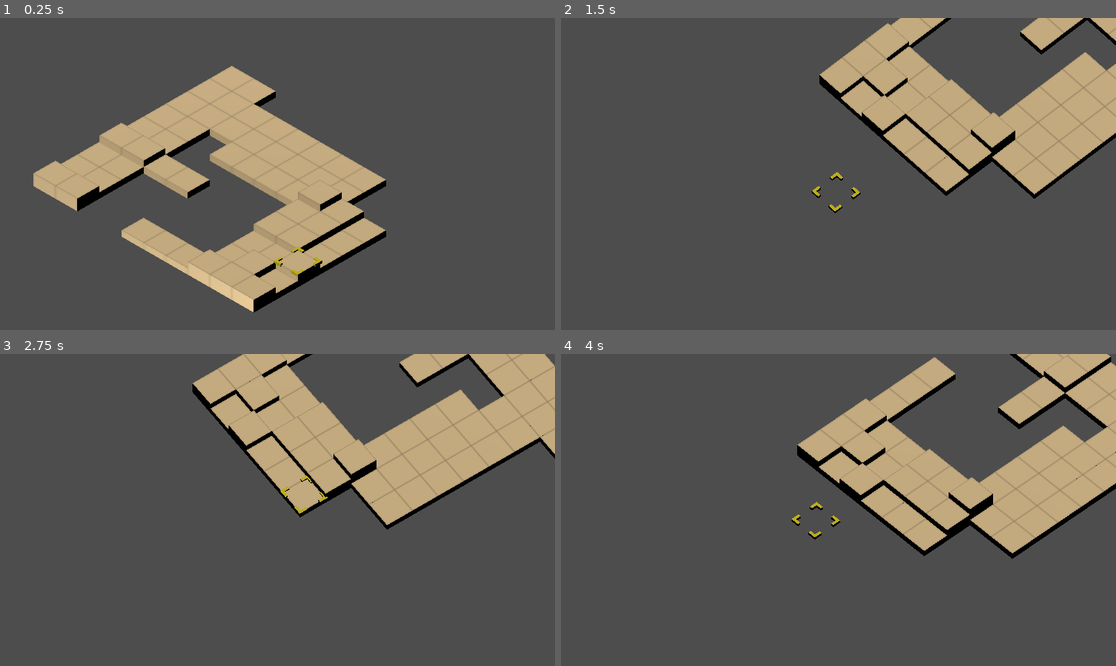
Above: before the commit, frames 1-4 (two rows, left to right).
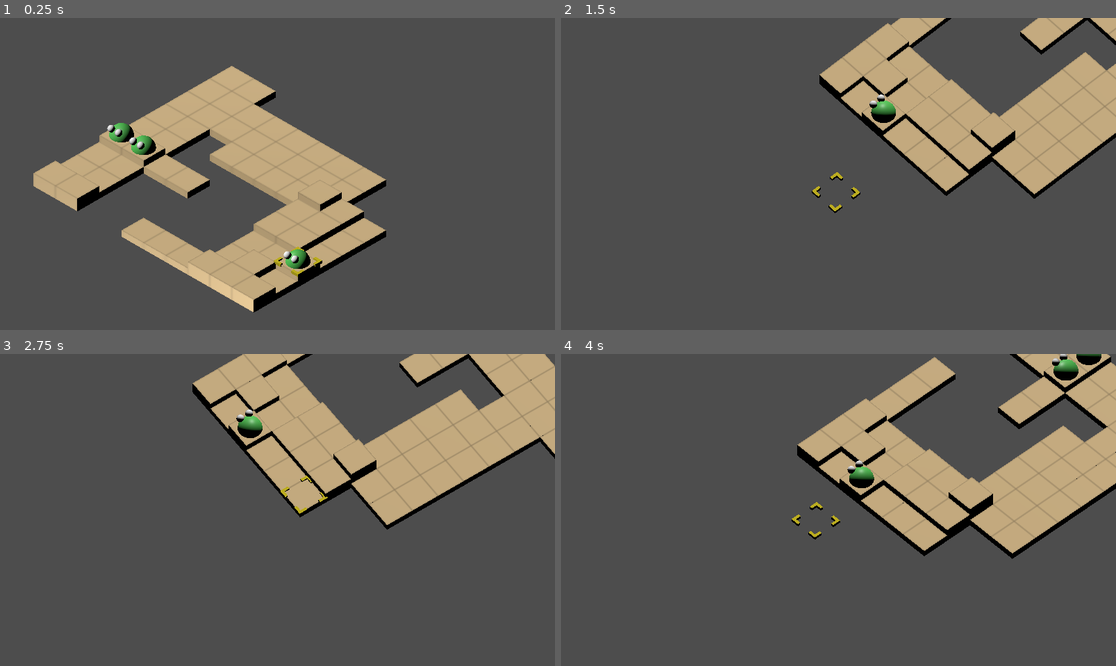
Above: after the commit, the same moments.

Repository: cyntrist/GodotTactics
Game: Godot game, scene res://Scenes/Battle.tscn
Same seed, same stepped clock (60 frames per second), same inputs: the game is played once before the commit and once after it.
Inputs (mouse positions are in pixels of both pictures, inside the frame that each line leads up to):
- Up to frame 1 (0.25 s): no input
- Up to frame 2 (1.5 s): tap Enter (fire_1) at 0.5 s; move the mouse to (960, 158) at 0.52 s; hold D (move_right) 0.53-1.28 s; hold Right mouse button (camera_activate) 0.53-1.28 s; move the mouse to (727, 189) at 1.27 s; hold S (move_down) from 1.28 s (still down); tap K (camera_down) at 1.35 s
- Up to frame 3 (2.75 s): move the mouse to (333, 441) at 2.02 s; release S (move_down) at 2.03 s; hold D (move_right) from 2.03 s (still down); tap J (camera_left) at 2.1 s
- Up to frame 4 (4 s): move the mouse to (810, 572) at 2.77 s; release D (move_right) at 2.78 s; hold W (move_up) 2.78-3.53 s; tap L (camera_right) at 2.85 s; move the mouse to (1005, 556) at 3.52 s; hold A (move_left) from 3.53 s (still down); tap I (camera_up) at 3.6 s

The runs differ from the first frame. In frame 1, 0.7% of the frame differs, in the area x 19-56%, y 33-81%; in frame 2, 0.3%; in frame 3, 0.3%; in frame 4, 0.7%, in the area x 51-98%, y 0-43%.
Error after the commit: Invalid access to property or key 'material_override' on a base object of type 'null instance'. (res://Scripts/PreProduction/BoardCreator.gd:251)

Commit message:
part 5 bugged

Diff:
--- a/GodotProject/Prefabs/Hero.tscn
+++ b/GodotProject/Prefabs/Hero.tscn
@@ -11,17 +11,25 @@
 [node name="Hero" type="Node3D" unique_id=1716993622]
 script = ExtResource("1_5e4c0")
 
-[node name="Body" type="MeshInstance3D" parent="." unique_id=1741200491]
-transform = Transform3D(0.8, 0, 0, 0, 0.8, 0, 0, 0, 0.8, 0, 0, 0)
+[node name="Movement" type="Node" parent="." unique_id=948993201]
+
+[node name="Jumper" type="Node3D" parent="." unique_id=920073686]
+transform = Transform3D(0.25, 0, 0, 0, 0.25, 0, 0, 0, 0.25, -0.17, 0.33, 0.3)
+
+[node name="Body" type="MeshInstance3D" parent="Jumper" unique_id=1741200491]
+transform = Transform3D(3.2, 0, 0, 0, 3.2, 0, 0, 0, 3.2, 0.68, -1.32, -1.2)
 material_override = ExtResource("1_r6hy6")
 mesh = SubResource("SphereMesh_7618x")
+skeleton = NodePath("../..")
 
-[node name="Eye" type="MeshInstance3D" parent="." unique_id=2056054425]
-transform = Transform3D(0.25, 0, 0, 0, 0.25, 0, 0, 0, 0.25, 0.17, 0.33, 0.3)
+[node name="Eye" type="MeshInstance3D" parent="Jumper/Body" unique_id=2056054425]
+transform = Transform3D(0.3125, 0, 0, 0, 0.3125, 0, 0, 0, 0.3125, 0.2125, 0.41250002, 0.375)
 material_override = ExtResource("2_u05tq")
 mesh = SubResource("SphereMesh_vy0th")
+skeleton = NodePath("../../..")
 
-[node name="Eye2" type="MeshInstance3D" parent="." unique_id=306205407]
-transform = Transform3D(0.25, 0, 0, 0, 0.25, 0, 0, 0, 0.25, -0.17, 0.33, 0.3)
+[node name="Eye2" type="MeshInstance3D" parent="Jumper/Body" unique_id=306205407]
+transform = Transform3D(0.3125, 0, 0, 0, 0.3125, 0, 0, 0, 0.3125, -0.2125, 0.41250002, 0.375)
 material_override = ExtResource("2_u05tq")
 mesh = SubResource("SphereMesh_vy0th")
+skeleton = NodePath("../../..")
--- a/GodotProject/Scenes/Battle.tscn
+++ b/GodotProject/Scenes/Battle.tscn
@@ -4,9 +4,12 @@
 [ext_resource type="Script" uid="uid://46x3meve2to0" path="res://Scripts/Controller/InputController.gd" id="2_2h7oj"]
 [ext_resource type="Script" uid="uid://dbhjtqwc0wiaf" path="res://Scripts/Controller/Battle States/InitBattleState.gd" id="2_8teo4"]
 [ext_resource type="Script" uid="uid://c60esj4bwtdot" path="res://Scripts/Common/State Machine/StateMachine.gd" id="2_c5ef4"]
+[ext_resource type="PackedScene" uid="uid://cgcutpm07wiuh" path="res://Prefabs/Hero.tscn" id="2_qxnh6"]
 [ext_resource type="Script" uid="uid://dqsf58gu1fb32" path="res://Scripts/PreProduction/BoardCreator.gd" id="2_vr6xi"]
 [ext_resource type="Script" uid="uid://cgvcj6ih46syl" path="res://Scripts/Controller/Battle States/MoveTargetState.gd" id="3_c5ef4"]
 [ext_resource type="Script" uid="uid://cpd4ods38k828" path="res://Scripts/Controller/CameraController.gd" id="4_1samx"]
+[ext_resource type="Script" uid="uid://dlfsnm4pm8a0e" path="res://Scripts/Controller/Battle States/SelectUnitState.gd" id="4_6yjxy"]
+[ext_resource type="Script" uid="uid://rc6wxw8bu48s" path="res://Scripts/Controller/Battle States/MoveSequenceState.gd" id="6_qxnh6"]
 
 [node name="Battle" type="Node3D" unique_id=578672256]
 
@@ -17,16 +20,26 @@
 cameraController = NodePath("Camera Controller")
 stateMachine = NodePath("State Machine")
 startState = NodePath("State Machine/Init Battle State")
+heroPrefab = ExtResource("2_qxnh6")
 
 [node name="State Machine" type="Node" parent="Battle Controller" unique_id=625778923]
 script = ExtResource("2_c5ef4")
 
-[node name="Init Battle State" type="Node" parent="Battle Controller/State Machine" unique_id=195289145 node_paths=PackedStringArray("moveTargetState")]
+[node name="Init Battle State" type="Node" parent="Battle Controller/State Machine" unique_id=195289145 node_paths=PackedStringArray("selectUnitState")]
 script = ExtResource("2_8teo4")
+selectUnitState = NodePath("../Select Unit State")
+
+[node name="Select Unit State" type="Node" parent="Battle Controller/State Machine" unique_id=1079859016 node_paths=PackedStringArray("moveTargetState")]
+script = ExtResource("4_6yjxy")
 moveTargetState = NodePath("../Move Target State")
 
-[node name="Move Target State" type="Node" parent="Battle Controller/State Machine" unique_id=974689967]
+[node name="Move Target State" type="Node" parent="Battle Controller/State Machine" unique_id=974689967 node_paths=PackedStringArray("MoveSequenceState")]
 script = ExtResource("3_c5ef4")
+MoveSequenceState = NodePath("../Move Sequence State")
+
+[node name="Move Sequence State" type="Node" parent="Battle Controller/State Machine" unique_id=838866017 node_paths=PackedStringArray("SelectUnitState")]
+script = ExtResource("6_qxnh6")
+SelectUnitState = NodePath(".")
 
 [node name="Input Controller" type="Node" parent="Battle Controller" unique_id=1517775249]
 script = ExtResource("2_2h7oj")
--- a/GodotProject/Scripts/Controller/Battle States/InitBattleState.gd
+++ b/GodotProject/Scripts/Controller/Battle States/InitBattleState.gd
@@ -1,5 +1,5 @@
 extends BattleState
-@export var moveTargetState: State
+@export var selectUnitState: State #This is changed
 
 func Enter():
 	super()
@@ -12,6 +12,25 @@
 	var p:Vector2i = _owner.board.tiles.keys()[0]
 	SelectTile(p)
 
+	SpawnTestUnits() #This is new
+
 	_owner.cameraController.setFollow(_owner.board.marker)
 
-	_owner.stateMachine.ChangeState(moveTargetState)
+	_owner.stateMachine.ChangeState(selectUnitState) #This is changed
+
+func SpawnTestUnits():
+	var components= [WalkMovement, FlyMovement, TeleportMovement]
+	for i in components.size():
+		var unit:Unit = _owner.heroPrefab.instantiate()
+		_owner.add_child(unit)
+
+		var p:Vector2i = Vector2i(_owner.board.tiles.keys()[i].x,_owner.board.tiles.keys()[i].y)
+
+		unit.Place(_owner.board.GetTile(p))
+		unit.Match()
+
+		var m = unit.get_node("Movement")
+		m.set_script(components[i])
+		m.range = 5
+		m.jumpHeight = 1
+		m.set_process(true)
--- /dev/null
+++ b/GodotProject/Scripts/Controller/Battle States/MoveSequenceState.gd
@@ -0,0 +1,15 @@
+extends BattleState
+
+@export var SelectUnitState:State
+
+func Enter():
+	super()
+	Sequence()
+
+func Sequence():
+	var m:Movement = _owner.currentUnit.get_node("Movement")
+	_owner.cameraController.setFollow(_owner.currentUnit)
+	await m.Traverse(_owner.currentTile)
+
+	_owner.cameraController.setFollow(_owner.board.marker)
+	_owner.stateMachine.ChangeState(SelectUnitState)
--- a/GodotProject/Scripts/Controller/Battle States/MoveTargetState.gd
+++ b/GodotProject/Scripts/Controller/Battle States/MoveTargetState.gd
@@ -1,10 +1,26 @@
 extends BattleState
+
+var tiles = []
+@export var MoveSequenceState: State
+
+func Enter():
+	super()
+	var mover:Movement = _owner.currentUnit.get_node("Movement")
+	tiles = mover.GetTilesInRange(_owner.board)
+	_owner.board.SelectTiles(tiles)
+
+func Exit():
+	super()
+	_owner.board.DeSelectTiles(tiles)
+	tiles = null
 
 func OnMove(e:Vector2i):
 	var rotatedPoint = _owner.cameraController.AdjustedMovement(e)
 	SelectTile(rotatedPoint + _owner.board.pos)
 
 func OnFire(e:int):
+	if tiles.has(_owner.currentTile):
+		_owner.stateMachine.ChangeState(MoveSequenceState)
 	print("Fire: " + str(e))
 
 func Zoom(scroll: int):
--- /dev/null
+++ b/GodotProject/Scripts/Controller/Battle States/SelectUnitState.gd
@@ -0,0 +1,21 @@
+extends BattleState
+
+@export var moveTargetState: State
+
+func OnMove(e:Vector2i):
+	var rotatedPoint = _owner.cameraController.AdjustedMovement(e)
+	SelectTile(rotatedPoint + _owner.board.pos)
+
+func OnFire(e:int):
+	print("Fire: " + str(e))
+	if _owner.currentTile != null:
+		var content:Node = _owner.currentTile.content
+		if content != null:
+			_owner.currentUnit = content
+			_owner.stateMachine.ChangeState(moveTargetState)
+
+func Zoom(scroll: int):
+	_owner.cameraController.Zoom(scroll)
+
+func Orbit(direction: Vector2):
+	_owner.cameraController.Orbit(direction)
--- a/GodotProject/Scripts/Controller/BattleController.gd
+++ b/GodotProject/Scripts/Controller/BattleController.gd
@@ -6,6 +6,13 @@
 @export var cameraController: CameraController
 @export var stateMachine: StateMachine
 @export var startState: State
+#var heroPrefab = preload("res://Prefabs/Hero.tscn")#replaced by @export/PackedScene
+@export var heroPrefab: PackedScene
+
+var currentUnit:Unit
+
+var currentTile:Tile:
+	get: return board.GetTile(board.pos)
 
 func _ready():
 	stateMachine.ChangeState(startState)
--- a/GodotProject/Scripts/PreProduction/BoardCreator.gd
+++ b/GodotProject/Scripts/PreProduction/BoardCreator.gd
@@ -253,3 +253,23 @@
 func DeSelectTiles(tileList:Array):
 	for i in tileList.size():
 		tileList[i].get_node("MeshInstance3D").material_override.albedo_color = defaultTileColor
+
+func RangeSearch(start: Tile, addTile: Callable, range: int):
+	var retValue = []
+	ClearSearch()
+	start.distance = 0
+
+	for y in range(-range, range+1):
+		for x in range(-range + abs(y), range - abs(y) +1):
+			var next:Tile = GetTile(start.pos + Vector2i(x,y))
+			if next == null:
+				continue
+
+			if next == start:
+				retValue.append(start)
+			elif addTile.call(start, next):
+				next.distance = (abs(x) + abs(y))
+				next.prev = start
+				retValue.append(next)
+
+	return retValue
--- /dev/null
+++ b/GodotProject/Scripts/View Model Component/Movement/FlyMovement.gd
@@ -0,0 +1,53 @@
+extends Movement
+class_name FlyMovement
+
+func GetTilesInRange(board: BoardCreator):
+	var retValue = board.RangeSearch(unit.tile, ExpandSearch, range )
+	Filter(retValue)
+	return retValue
+
+func ExpandSearch(from:Tile, to:Tile):
+	return abs(from.pos.x - to.pos.x) + abs(from.pos.y - to.pos.y) <= range
+
+func Traverse(tile: Tile):
+	#Store the distance  and direction between the start tile and target tile
+	var dist:float = sqrt(pow(tile.pos.x - unit.tile.pos.x, 2) + pow(tile.pos.y - unit.tile.pos.y, 2))
+	var dir:Directions.Dirs = Directions.GetDirection(unit.tile, tile)
+	unit.Place(tile)
+
+	#Fly high enough not to clip through any ground tiles
+	var y:float = Tile.stepHeight * 10
+	var duration:float = y * 0.25
+
+	var tween = create_tween()
+
+	tween.tween_property(
+		jumper,
+		"position",
+		Vector3(0, y, 0),
+		duration
+	).set_trans(Tween.TRANS_QUAD).set_ease(Tween.EASE_IN_OUT)
+
+	await tween.finished
+
+	#Turn to face the general direction
+	await Turn(dir)
+
+	#Move to the correct position
+	tween = create_tween()
+	tween.tween_property(
+		unit,
+		"position",
+		tile.center(),
+		dist * .5
+	).set_trans(Tween.TRANS_QUAD).set_ease(Tween.EASE_IN_OUT)
+
+	#Land
+	tween.tween_property(
+		jumper,
+		"position",
+		Vector3(0, 0, 0),
+		duration
+	).set_trans(Tween.TRANS_QUAD).set_ease(Tween.EASE_IN_OUT)
+
+	await tween.finished
--- /dev/null
+++ b/GodotProject/Scripts/View Model Component/Movement/TeleportMovement.gd
@@ -0,0 +1,49 @@
+extends Movement
+class_name TeleportMovement
+
+func GetTilesInRange(board: BoardCreator):
+	var retValue = board.RangeSearch(unit.tile, ExpandSearch, range )
+	Filter(retValue)
+	return retValue
+
+func ExpandSearch(from:Tile, to:Tile):
+	return abs(from.pos.x - to.pos.x) + abs(from.pos.y - to.pos.y) <= range
+
+func Traverse(tile: Tile):
+	unit.Place(tile)
+
+	var spinTween = create_tween()
+	spinTween.tween_property(
+		jumper,
+		"rotation",
+		Vector3(0,360, 0),
+		.5
+	).set_trans(Tween.TRANS_LINEAR)
+
+	var scaleTween = create_tween()
+	scaleTween.tween_property(
+		jumper,
+		"scale",
+		Vector3(0,0,0),
+		0.5
+	)
+	await scaleTween.finished
+
+	unit.position = tile.center()
+
+	spinTween = create_tween()
+	spinTween.tween_property(
+		jumper,
+		"rotation",
+		Vector3(0,0, 0),
+		.5
+	).set_trans(Tween.TRANS_LINEAR)
+
+	scaleTween = create_tween()
+	scaleTween.tween_property(
+		jumper,
+		"scale",
+		Vector3(1,1,1),
+		0.5
+	)
+	await scaleTween.finished
Not shown, added: GodotProject/Scripts/Controller/Battle States/MoveSequenceState.gd.uid
Not shown, added: GodotProject/Scripts/Controller/Battle States/SelectUnitState.gd.uid
Not shown, added: GodotProject/Scripts/View Model Component/Movement/FlyMovement.gd.uid
Not shown, added: GodotProject/Scripts/View Model Component/Movement/TeleportMovement.gd.uid
